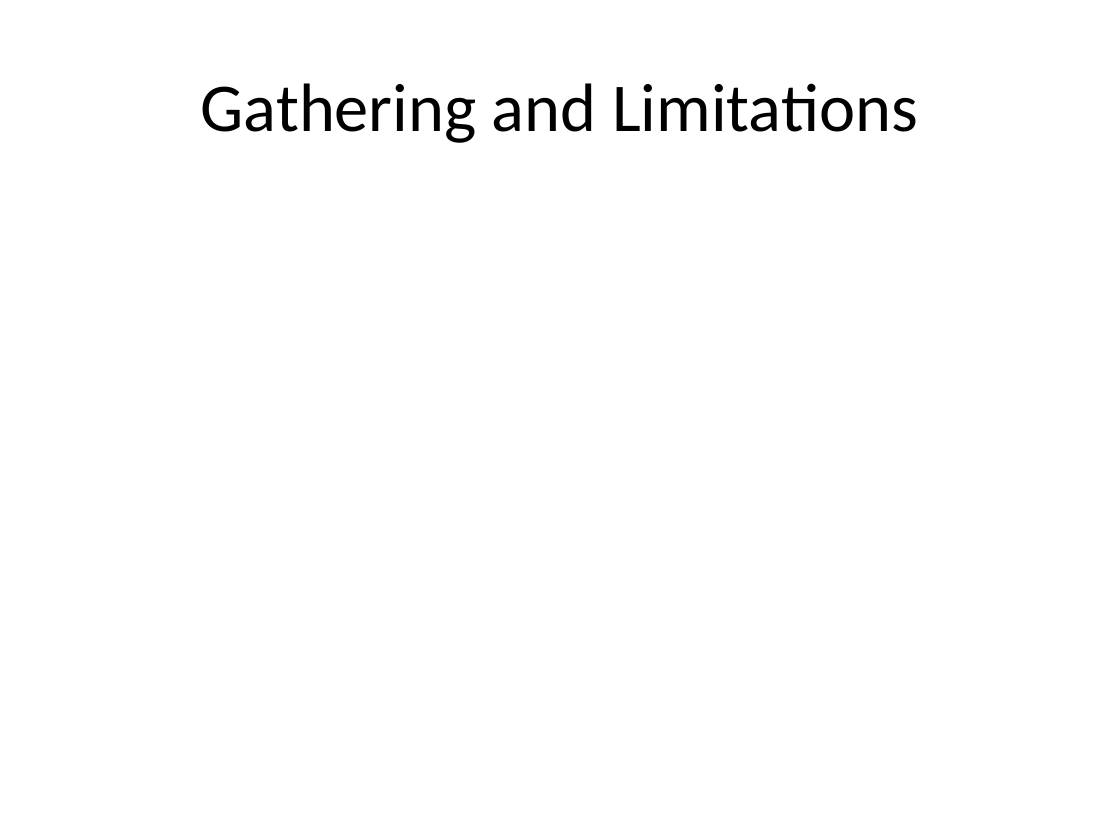
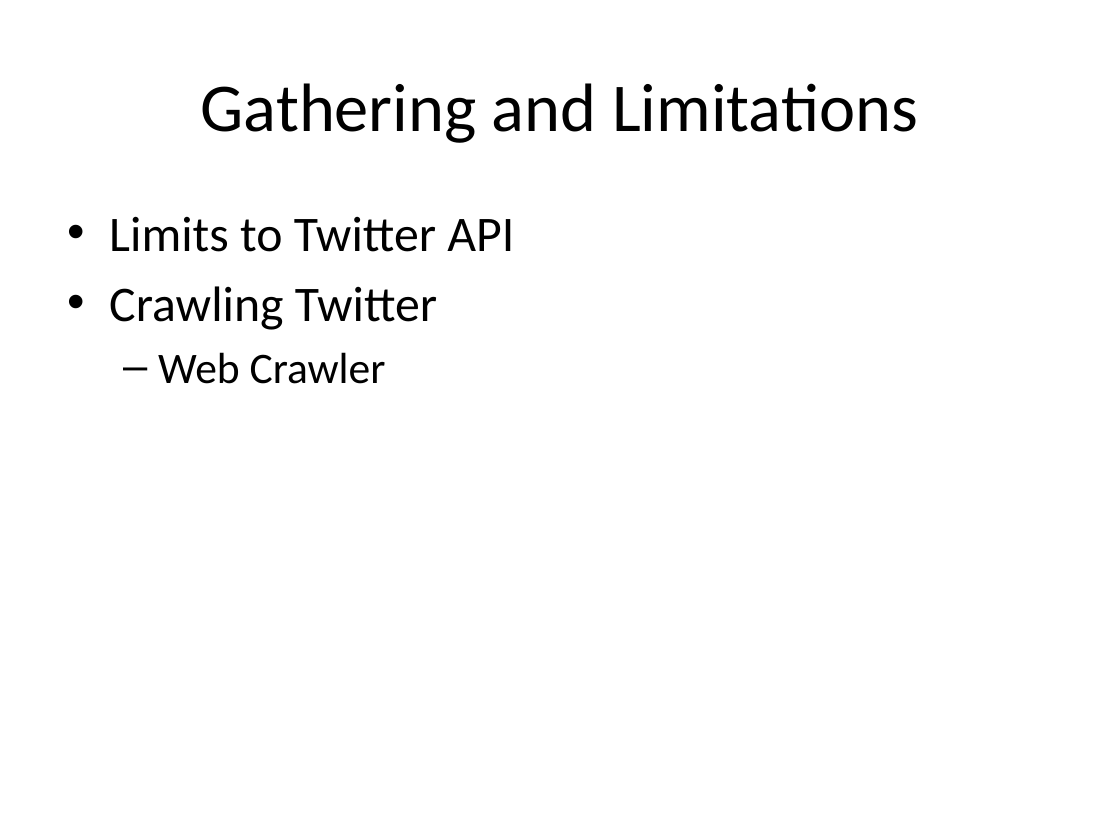
Before and after one commit to isurup/kalle-martin-group, a slide deck: slide 4 of SSE3/MartinPresentation/project.pptx. Drawn at 1120x840 pixels with LibreOffice and Linux fonts; fonts in the diff are those of the drawing. Boxes give left, top, right and bottom in pixels: in the first picture for what was removed or moved away, otherwise in the second. Text is boxed around its words. In the diff, an @@ line names an element or a change of style, - is before the commit and + after.

```diff
--- a/SSE3/MartinPresentation/project.pptx
+++ b/SSE3/MartinPresentation/project.pptx
@@ text added at <box>109,216,514,384</box>, 32 pt, text #000000 @@
+• Limits to Twitter API
+• Crawling Twitter
+  – Web Crawler
```
Also in this commit, not shown: 1 other slide changed.
